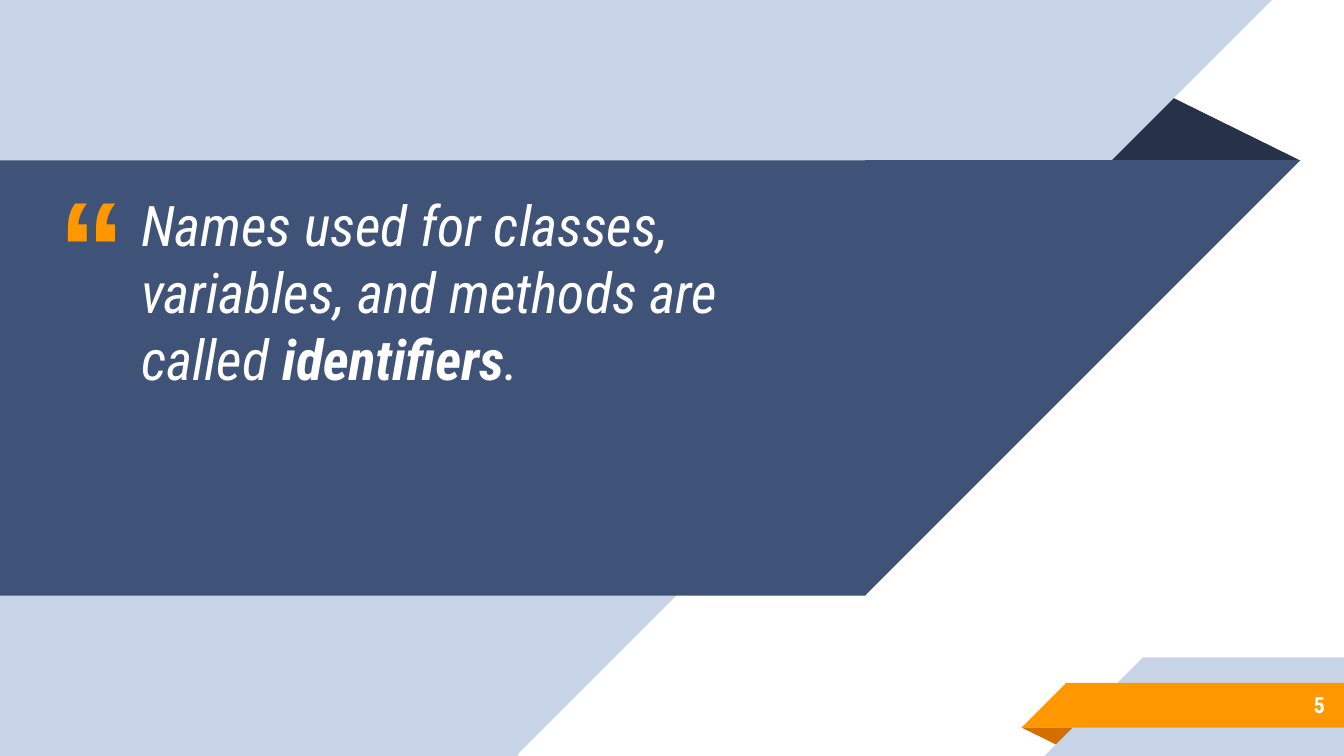
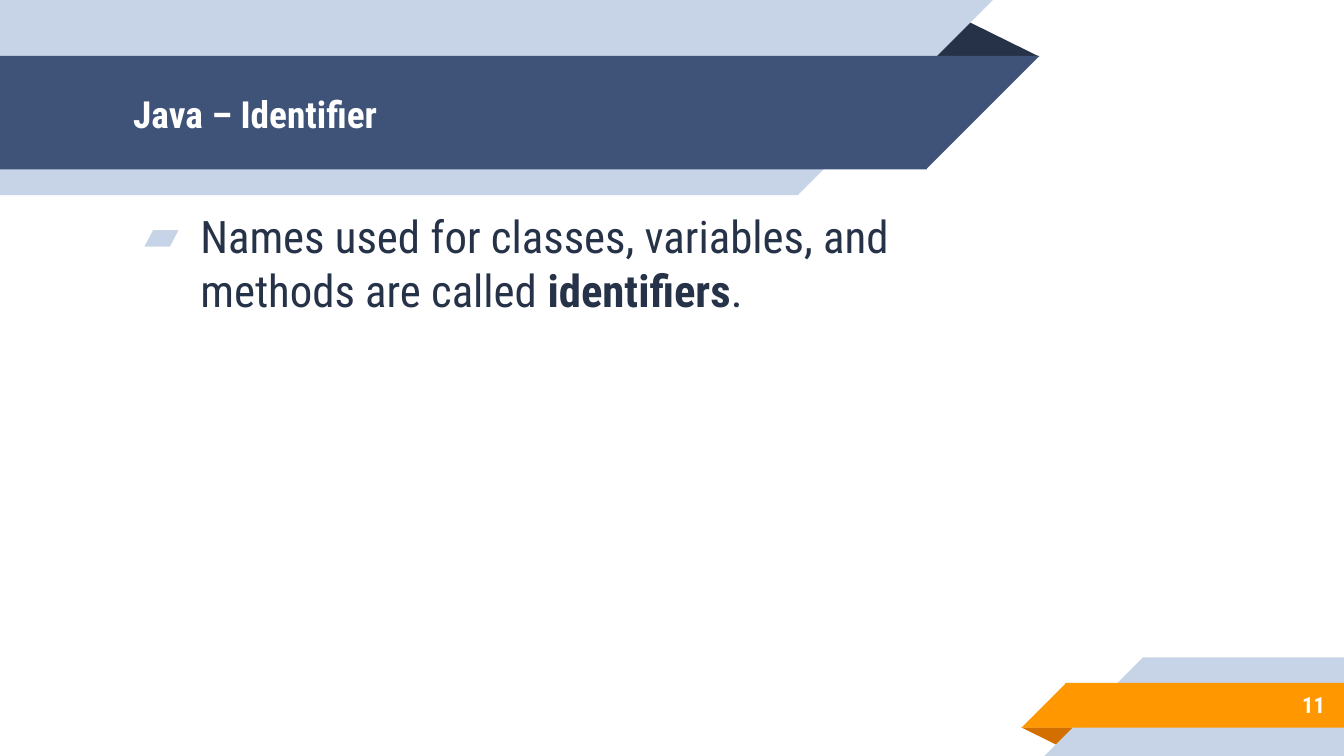
Before and after one commit to aronipurwanto/materi-xa, a slide deck: slide 11 of java-logic/Slide-Java-Logic-01.pptx (slide 5 before the commit). Drawn at 1344x756 pixels with LibreOffice and Linux fonts; fonts in the diff are those of the drawing. Boxes give left, top, right and bottom in pixels: in the first picture for what was removed or moved away, otherwise in the second. Text is boxed around its words. In the diff, an @@ line names an element or a change of style, - is before the commit and + after.

Commit message:
Update Slide java 01 and 02

```diff
--- a/java-logic/Slide-Java-Logic-01.pptx
+++ b/java-logic/Slide-Java-Logic-01.pptx
@@ rectangle removed at [0, 0, 517, 755] @@
@@ right triangle removed at [517, 0, 1273, 754] @@
@@ group added at [0, 0, 1039, 195]: 2 rectangles, 2 right triangles, 1 triangle @@
@@ title added at [133, 99, 377, 129], 20 pt, text #FFFFFF, bold @@
+Java – Identifier
@@ triangle removed at [1109, 97, 1300, 160] @@
@@ text removed at [42, 149, 141, 245] @@
-“
@@ rectangle removed at [0, 160, 866, 595] @@
@@ right triangle removed at [866, 160, 1301, 595] @@
@@ text "Names used for classes, variables, ...": place and size @@
-text "Names used for classes, variables, ..." at [141, 203, 717, 381]
+text "Names used for classes, variables, ..." at [200, 219, 888, 308]
@@ text "Names used for classes, variables, ..." at [200, 219, 888, 308]: size 30 to 24 pt, text colour #FFFFFF to #263248, italic off; bullet none to ▰ @@
@@ page number at [1302, 697, 1325, 713]: text changed @@
-5
+11
```
Also in this commit, not shown: 12 other slides changed, 10 slides added, 1 slide removed, 3 other files.
